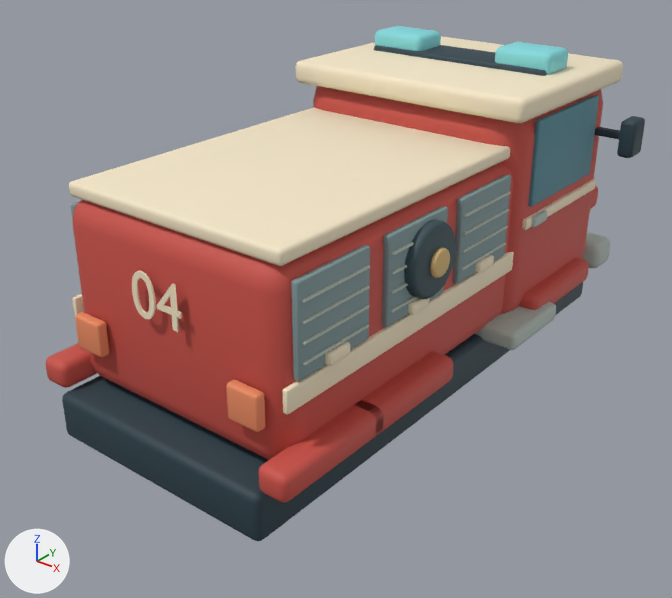
What one commit did to the glTF model assets/models/engine_body.glb.
Camera for both pictures: a camera (50 mm lens) standing at (3.97, -5.25, 3.53) and looking at (0.02, -0.32, 0.47). Every picture has the same lights, and +X, +Y and +Z are marked at lower left. The first picture is the older version. Vertices at exactly the same position are counted once.

Objects in the first picture: 'Chassis'.
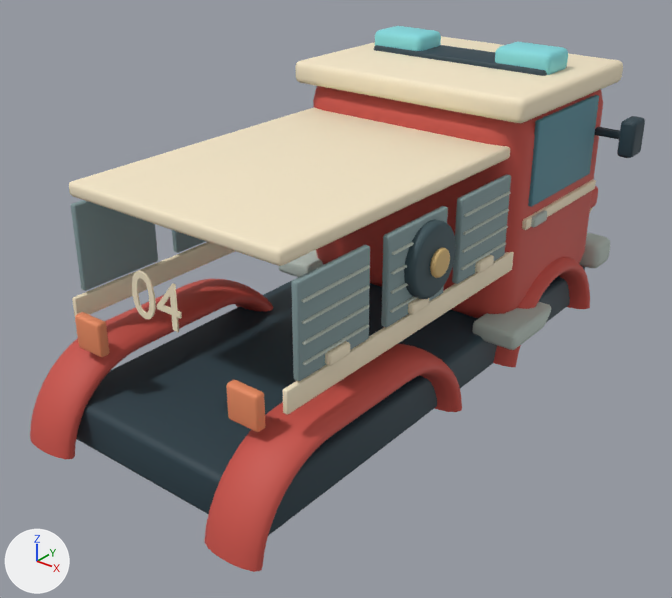
Where the change shows, as pixel boxes (x1, y1, x2, y2) in the pictures (672 x 598 px):
'Chassis', reshaped: before (46, 26, 645, 542); after (30, 26, 645, 572)
part 1 of me_cube_002, added (red): after (493, 257, 590, 367)
part 2 of me_cube_002, added (red): after (30, 279, 274, 459)
part 3 of me_cube_002, added (red): after (204, 344, 462, 572)
part 4 of me_cube_002, cut back (mostly hidden afterwards): before (46, 162, 589, 503); after (295, 139, 582, 348)

Diff of the bpy script that builds the scene:
```diff
--- a/assets/models/engine_body.glb.py
+++ b/assets/models/engine_body.glb.py
@@ me_cube_002 @@
 # used by ob_chassis; location = (0.0, 0.0, 0.0)
-me_cube_002.from_pydata(...)  # 8358 vertices, 16396 faces; spans x -1.35..1.35, y -2.17..2.37, z -0.17..2.15
+me_cube_002.from_pydata(...)  # 8954 vertices, 17600 faces; spans x -1.35..1.35, y -2.41..2.37, z -0.18..2.15
+# me_cube_002 part 1: a new loose piece of 322 vertices spanning x 0.64..1.08, y 0.54..2.06, z -0.18..0.51, in mat_ca5147 (red #ca5147)
+# me_cube_002 part 2: a new loose piece of 308 vertices spanning x -1.08..-0.64, y -2.41..-0.09, z -0.18..0.51, in mat_ca5147 (red #ca5147)
+# me_cube_002 part 3: a new loose piece of 308 vertices spanning x 0.64..1.08, y -2.41..-0.09, z -0.18..0.51, in mat_ca5147 (red #ca5147)
+# me_cube_002 part 4: 764 vertices removed from x -1.19..1.19, y -2.14..1.79, z 0.12..1.53; 100 vertices added at x -1.19..1.19, y 0.81..1.79, z 0.12..0.37
+# other edits to the shape of me_cube_002 do not show in these pictures
 me_cube_002.materials.append(mat_293f49)
```
